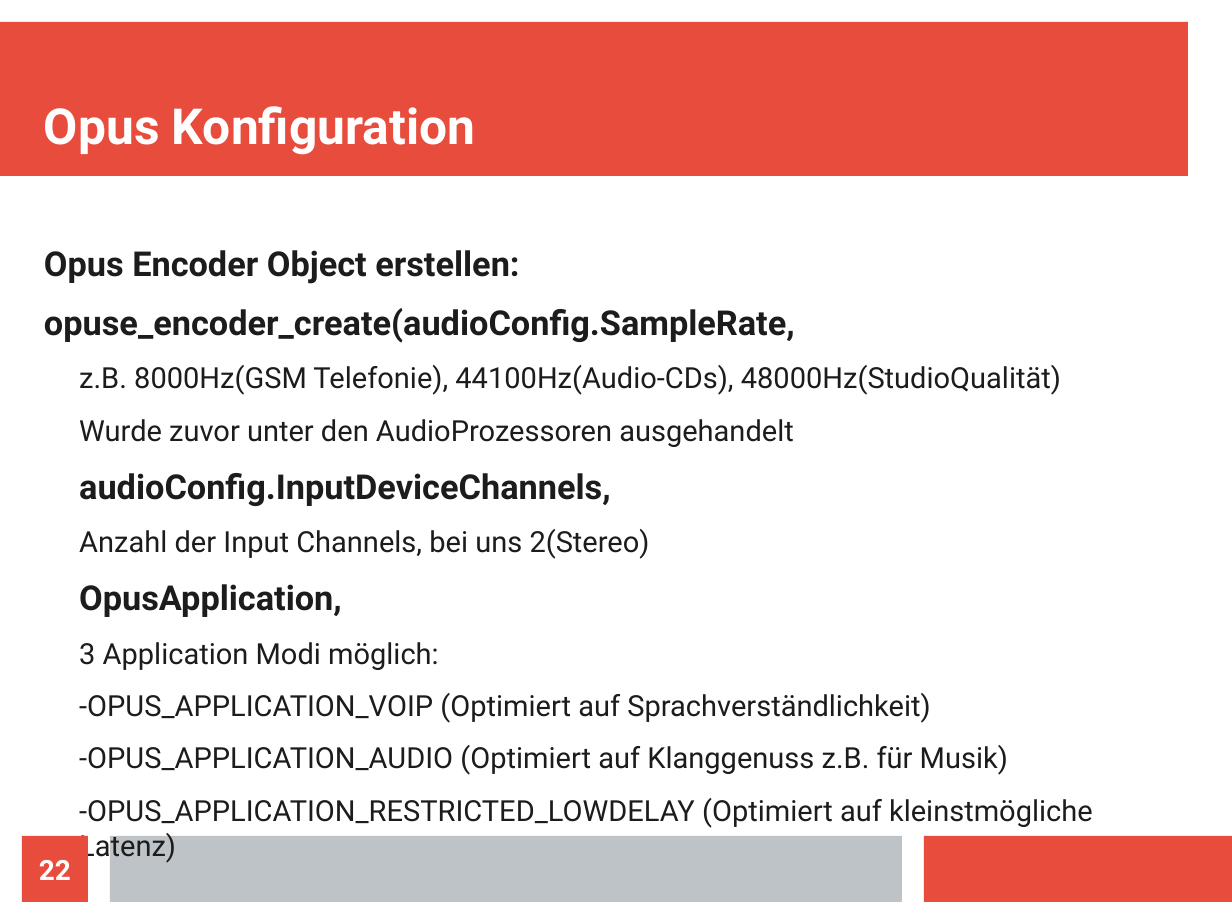
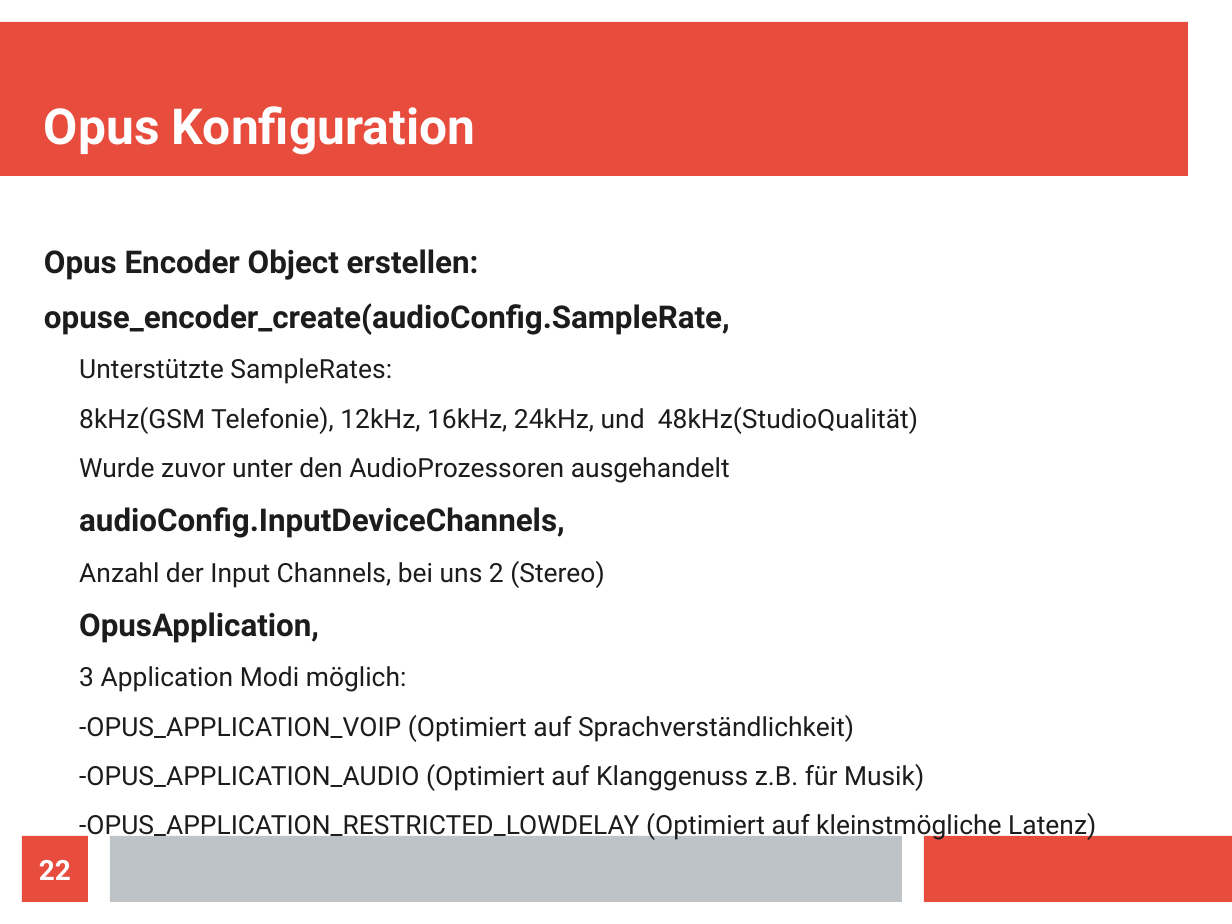
Before and after one commit to doe300/OHMComm, a slide deck: slide 22 of documents/OHMCommPres.odp. Drawn at 1232x924 pixels with LibreOffice and Linux fonts; fonts in the diff are those of the drawing. Boxes give left, top, right and bottom in pixels: in the first picture for what was removed or moved away, otherwise in the second. Text is boxed around its words. In the diff, an @@ line names an element or a change of style, - is before the commit and + after.

Commit message:
Updated Presentation
Added slides for opus decoder and statistics

```diff
--- a/documents/OHMCommPres.odp
+++ b/documents/OHMCommPres.odp
@@ text at <box>44,249,1096,841</box>: size 22.1 to 20.1 pt in "Opus Encoder Object erstellen:", "opuse_encoder_create(audioConfig.SampleRate,", "audioConfig.InputDeviceChannels,", "OpusApplication,"; size 18.7 to 17.1 pt in "Wurde zuvor unter den AudioProzessoren ausgehandelt", "3 Application Modi möglich:", "-OPUS_APPLICATION_VOIP (Optimiert auf Sprachverständlichkeit ...", "-OPUS_APPLICATION_AUDIO (Optimiert auf Klanggenuss z.B. für  ..." and 1 more places @@
@@ text at <box>79,358,918,434</box>: text changed; size 18.7 to 17.1 pt @@
-  z.B. 8000Hz(GSM Telefonie), 44100Hz(Audio-CDs), 48000Hz(StudioQualität)
+  Unterstützte SampleRates:
+  8kHz(GSM Telefonie), 12kHz, 16kHz, 24kHz, und 48kHz(StudioQualität)
@@ text at <box>79,561,604,588</box>: text changed; size 18.7 to 17.1 pt @@
-  Anzahl der Input Channels, bei uns 2(Stereo)
+  Anzahl der Input Channels, bei uns 2 (Stereo)
```
Also in this commit, not shown: 3 other slides changed, 6 slides added.
